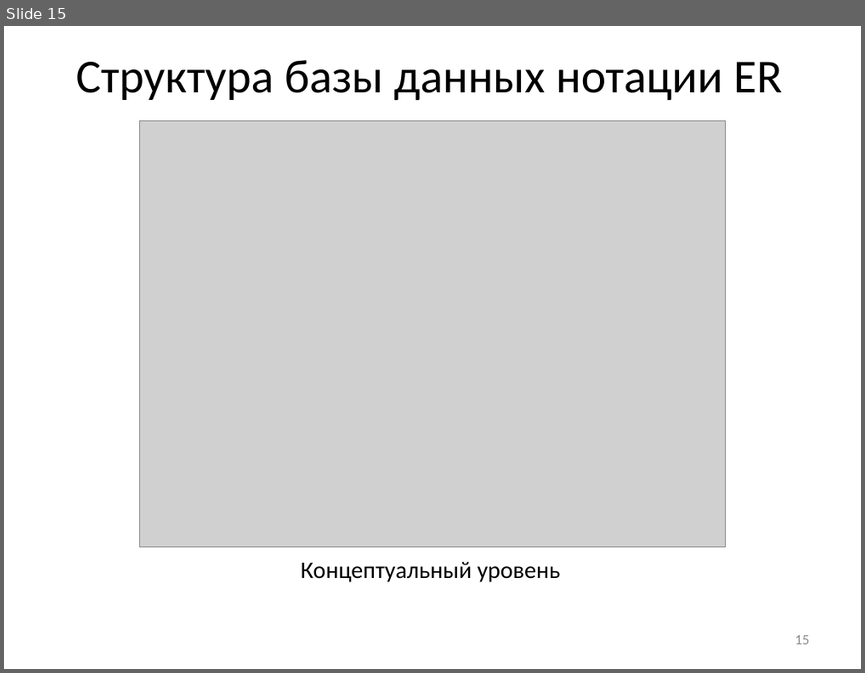
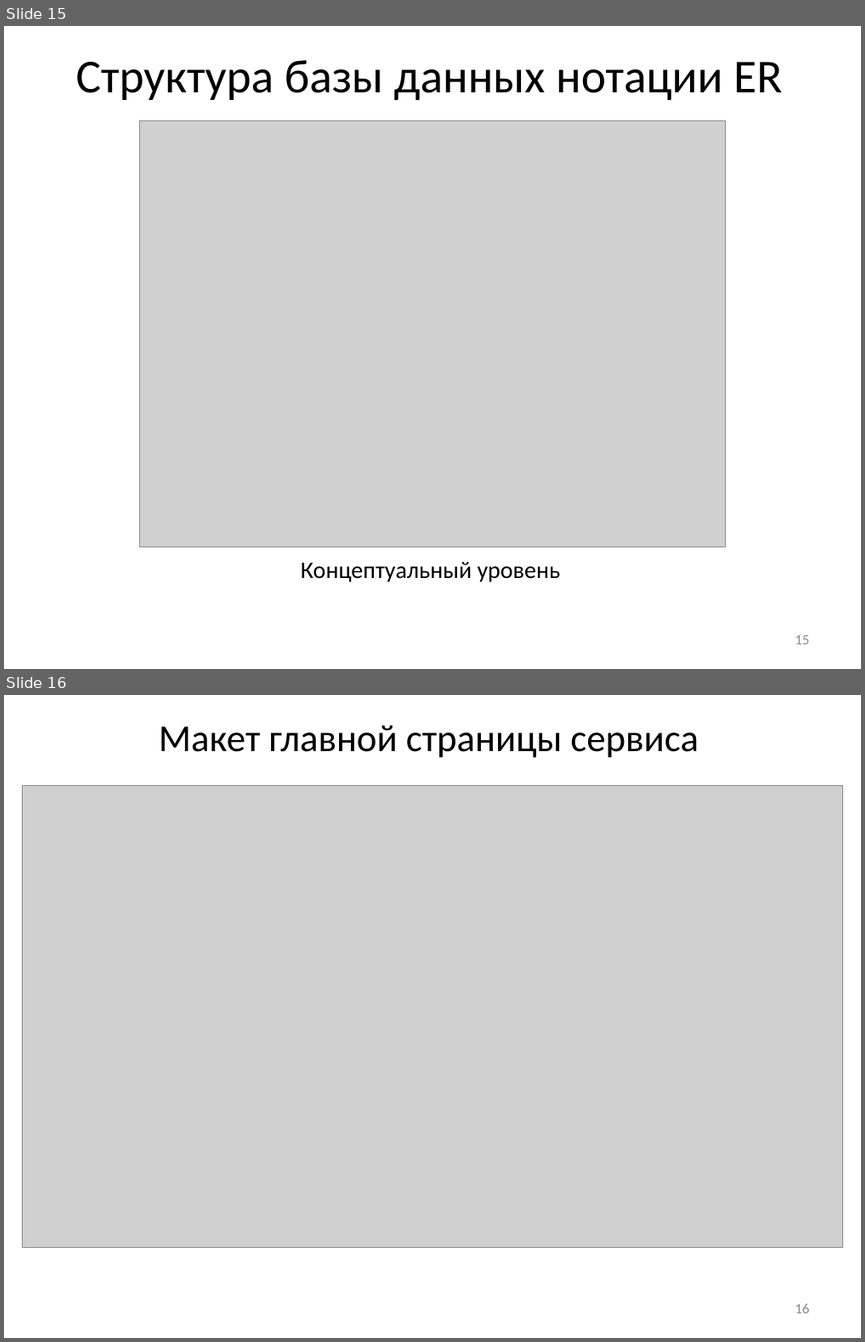
Before and after one commit to vadimgilka/-arRatingWebsite, a slide deck: Documentation/My documentation/Predzashita_Gailevich.pptx. Shown one above the other, each under a label of ours: slide 15 before the commit, slides 15 and 16 after it. The pictures are 865x673 and 865x1342 pixels, drawn with LibreOffice and Linux fonts; fonts in the diff are those of the drawing; grey boxes stand for pictures. Boxes give left, top, right and bottom in pixels: in the first picture for what was removed or moved away, otherwise in the second. Text is boxed around its words. In the diff, an @@ line names an element or a change of style, - is before the commit and + after.

```diff
--- a/Documentation/My documentation/Predzashita_Gailevich.pptx
+++ b/Documentation/My documentation/Predzashita_Gailevich.pptx
@@ slide 16 added at <box>4,695,861,1338</box>, background #FFFFFF @@
@@ title added at <box>159,725,698,758</box>, 32 pt, text #000000 @@
+Макет главной страницы сервиса
@@ picture added at <box>23,785,843,1247</box> @@
@@ page number added at <box>794,1304,809,1313</box>, 12 pt, text #8C8C8C @@
+16
```
Also in this commit, not shown: 4 slides changed, 3 other slides added.
